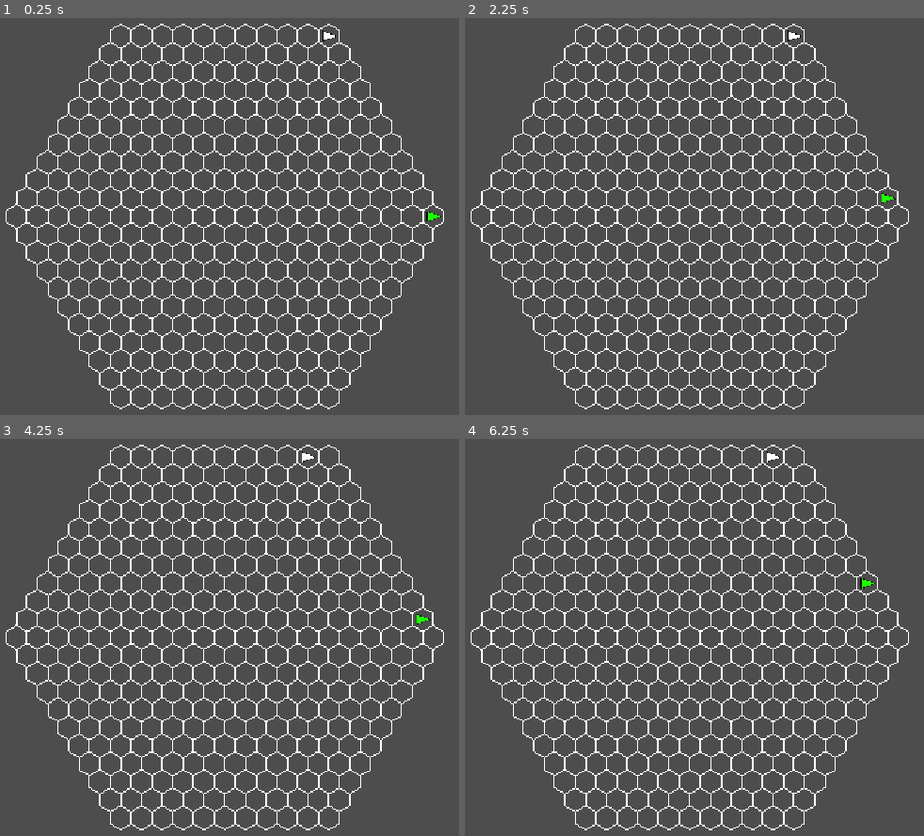
Above: before the commit, frames 1-4 (two rows, left to right).
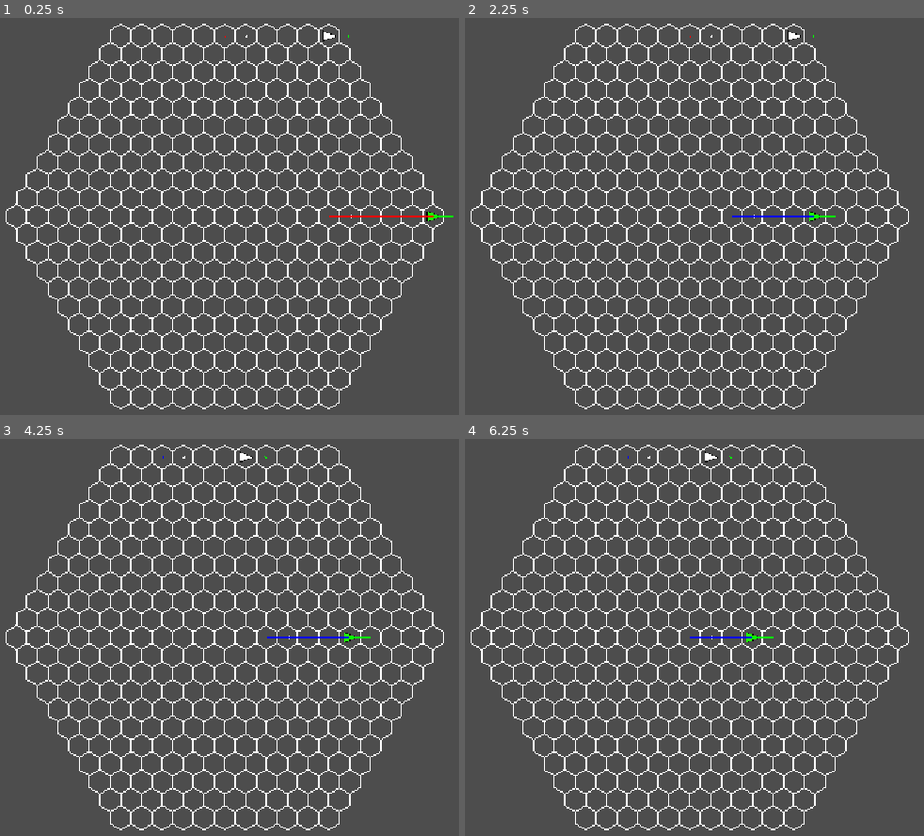
Above: after the commit, the same moments.

Repository: Idandot/Space-Arena
Game: Godot game, scene res://Base Class/Arena.tscn
Two runs of this game, one before a commit and one after it. Both use one fixed random seed, a clock stepped at 60 frames per second and the inputs below.
Inputs:
- Up to frame 1 (0.25 s): no input
- Up to frame 2 (2.25 s): tap Enter at 0.5, 2 s; tap Space at 1.25 s
- Up to frame 3 (4.25 s): tap Space at 2.75 s; tap Enter at 3.5 s
- Up to frame 4 (6.25 s): tap Space at 4.25 s

The runs differ from the first frame. In frame 1, 0.1% of the frame differs, in the area x 48-99%, y 4-51%; in frame 2, 0.2%; in frame 3, 0.3%, in the area x 35-94%, y 3-52%; in frame 4, 0.3%.

Commit message:
BC 0.1.3.5 VectorVisualizer

Diff:
--- a/Base Class/Actor.tscn
+++ b/Base Class/Actor.tscn
@@ -1,10 +1,11 @@
-[gd_scene load_steps=6 format=3 uid="uid://c4kh3mrinecq8"]
+[gd_scene load_steps=7 format=3 uid="uid://c4kh3mrinecq8"]
 
 [ext_resource type="Script" uid="uid://cgvsym4hxgs0s" path="res://Base Class/Actor.gd" id="1_3jj5i"]
 [ext_resource type="Script" uid="uid://dgk6hx0l47mxp" path="res://Modules/Controller.gd" id="1_n2rc8"]
 [ext_resource type="Script" uid="uid://bk5ges4258ki7" path="res://Base Class/Visualizer.gd" id="2_np13p"]
 [ext_resource type="Resource" uid="uid://dkxvnl4kxb403" path="res://Resources/Textures/Ship.tres" id="3_poh3c"]
 [ext_resource type="Script" uid="uid://cpwlg2v1jnfow" path="res://Base Class/HexRigidbody.gd" id="5_gwfru"]
+[ext_resource type="Script" uid="uid://bpovoinqd86cg" path="res://Base Class/VectorVisualizer.gd" id="6_tn1aj"]
 
 [node name="Actor" type="Node2D"]
 script = ExtResource("1_3jj5i")
@@ -16,5 +17,9 @@
 [node name="Controller" type="Node" parent="."]
 script = ExtResource("1_n2rc8")
 
-[node name="HexRigidbody" type="Node" parent="."]
+[node name="HexRigidbody" type="Node2D" parent="."]
 script = ExtResource("5_gwfru")
+
+[node name="VectorVisualizer" type="Node2D" parent="HexRigidbody" node_paths=PackedStringArray("hex_rigidbody")]
+script = ExtResource("6_tn1aj")
+hex_rigidbody = NodePath("..")
--- a/Base Class/HexRigidbody.gd
+++ b/Base Class/HexRigidbody.gd
@@ -1,4 +1,4 @@
-extends Node
+extends Node2D
 class_name HexRigidbody
 
 var _facing = HexOrientation.new()
@@ -16,18 +16,24 @@
 @onready var parent: Actor = self.get_parent()
 @onready var event_bus: Node
 
-signal facing_changed(_facing: HexOrientation)
+signal facing_changed(facing: HexOrientation)
+signal velocity_changed(velocity_data: Dictionary[String, Variant])
 
 func _ready() -> void:
 	if parent.has_signal("turn_ended"):
 		parent.turn_ended.connect(_on_turn_end)
 	if parent.has_signal("setup_started"):
 		parent.setup_started.connect(_on_setup)
+	if parent.has_signal("turn_started"):
+		parent.turn_started.connect(_on_turn_start)
 
-func set_position(axial: Vector2i):
+func set_axial_position(axial: Vector2i):
 	_axial_position = axial
 	_axial_position = AxialUtilities.axial_clamp(_axial_position, HexGridClass.get_grid_radius())
 	parent.position = AxialUtilities.axial_to_world(_axial_position)
+
+func get_axial_position() -> Vector2i:
+	return _axial_position
 
 func set_facing(value):
 	_facing.set_direction(value)
@@ -41,10 +47,10 @@
 		new_velocity += force
 	return new_velocity
 
-func get_velocity_data() -> Dictionary:
+func get_velocity_data() -> Dictionary[String, Variant]:
 	return {
 		"previous_velocity": _previous_velocity,
-		"impule_dict": _impulse_dict.duplicate(),
+		"impulse_dict": _impulse_dict.duplicate(),
 		"force_dict": _force_dict.duplicate(),
 		"result": calculate_velocity()
 	}
@@ -59,22 +65,30 @@
 		dict[force_name] = Vector2i.ZERO
 
 func _apply_velocity():
-	set_position(_axial_position + _velocity)
+	set_axial_position(_axial_position + _velocity)
 
 func add_force(force_name: String, value: Vector2i):
 	_register_impact(_force_dict, force_name)
 	_force_dict[force_name] += value
+	velocity_changed.emit(get_velocity_data())
 
 func add_impulse(impulse_name: String, value: Vector2i):
 	_register_impact(_impulse_dict, impulse_name)
 	_impulse_dict[impulse_name] += value
+	velocity_changed.emit(get_velocity_data())
 
 func _on_turn_end(_actor: Actor):
+	_apply_velocity()
 	_commit_velocity()
-	_apply_velocity()
+	velocity_changed.emit(get_velocity_data())
+
+func _on_turn_start(_actor: Actor):
+	pass
 
 func _on_setup(_config: ActorConfig):
-	set_position(_config.spawn_point)
+	set_axial_position(_config.spawn_point)
 
-	#Temporary
-	add_force("gravity", Vector2i(0, -1))
+	add_force("gravity", Vector2i(1, 0))
+	add_impulse("throw", Vector2i(-5, 0))
+
+	_commit_velocity()
--- /dev/null
+++ b/Base Class/VectorVisualizer.gd
@@ -0,0 +1,107 @@
+extends Node2D
+class_name VectorVisualizer
+
+@export var hex_rigidbody: HexRigidbody
+
+var vectors: Dictionary[String, Dictionary] = {}
+var vector_template: Dictionary[String, Variant] = {
+	"name": "unnamed",
+	"start": Vector2i.ZERO,
+	"end": Vector2i.ZERO,
+	"color": Color.WHITE,
+	"width": 0.2,
+	"jagged": false,
+	"arrow": false
+}
+
+func _ready() -> void:
+	if hex_rigidbody.has_signal("velocity_changed"):
+		hex_rigidbody.velocity_changed.connect(_hex_rigidbody_visualization)
+
+func _standardize_vector(vector: Dictionary[String, Variant]) -> Dictionary[String, Variant]:
+	var standartized_vector: Dictionary[String, Variant] = {}
+	for key in vector_template.keys():
+		if !vector.has(key):
+			standartized_vector[key] = vector_template[key]
+			continue
+		if typeof(vector[key]) != typeof(vector_template[key]):
+			standartized_vector[key] = vector_template[key]
+			continue
+		standartized_vector[key] = vector[key]
+	return standartized_vector
+
+func add_vector(new_vector: Dictionary[String, Variant]) -> void:
+	var std_vector = _standardize_vector(new_vector)
+	vectors[std_vector["name"]] = std_vector
+
+func delete_vector(vector_name: String):
+	vectors.erase(vector_name)
+
+func _draw():
+	#добавить поддержку Jagged векторов в будущем для рисования не прямой, а ломаной траектории
+	for vector_data in vectors.values():
+		var vd = vector_data.duplicate()
+		var fromW = AxialUtilities.axial_to_world(vd["start"])
+		var toW = AxialUtilities.axial_to_world(vd["end"])
+		if !vector_data["arrow"]:
+			draw_line(fromW, toW, vd["color"], vd["width"])
+		else:
+			_draw_arrow(fromW, toW, vd["color"], vd["width"])
+		pass
+
+func _draw_arrow(from: Vector2, to: Vector2, col:= Color.WHITE, w:=-1):
+	draw_line(from, to, col, w)
+	var direction = (to - from)
+	if direction.length() == 0:
+		return
+	var normalized_direction = direction.normalized()
+	var left = normalized_direction.rotated(deg_to_rad(150)) * min(12, direction.length()*0.2)
+	var right = normalized_direction.rotated(deg_to_rad(-150)) * min(12, direction.length()*0.2)
+	draw_line(to, to + left, col, w)
+	draw_line(to, to + right, col, w)
+
+func _update_visuals():
+	queue_redraw()
+
+func _hex_rigidbody_visualization(velocity_data: Dictionary[String, Variant]):
+
+	for vector_name in vectors.keys():
+		delete_vector(vector_name)
+
+	add_vector({
+		"name": "velocity",
+		"start": Vector2i.ZERO,
+		"end": velocity_data["result"],
+		"color": Color.WHITE,
+		"width": 5.0,
+		"arrow": true
+	})
+	add_vector({
+		"name": "inertial_velocity",
+		"start": Vector2i.ZERO,
+		"end": velocity_data["previous_velocity"],
+		"color": Color.BLUE,
+		"width": 3.0,
+		"arrow": true
+	})
+	for impulse_name in velocity_data["impulse_dict"].keys():
+		var impulse: Vector2i = velocity_data["impulse_dict"][impulse_name]
+		add_vector({
+			"name": "impulse_"+impulse_name,
+			"start": Vector2i.ZERO,
+			"end": impulse,
+			"color": Color.RED,
+			"width": 3.0,
+			"arrow": true
+		})
+	for force_name in velocity_data["force_dict"].keys():
+		var force: Vector2i = velocity_data["force_dict"][force_name]
+		add_vector({
+			"name": "force_"+force_name,
+			"start": Vector2i.ZERO,
+			"end": force,
+			"color": Color.GREEN,
+			"width": 3.0,
+			"arrow": true
+		})
+	_update_visuals()
